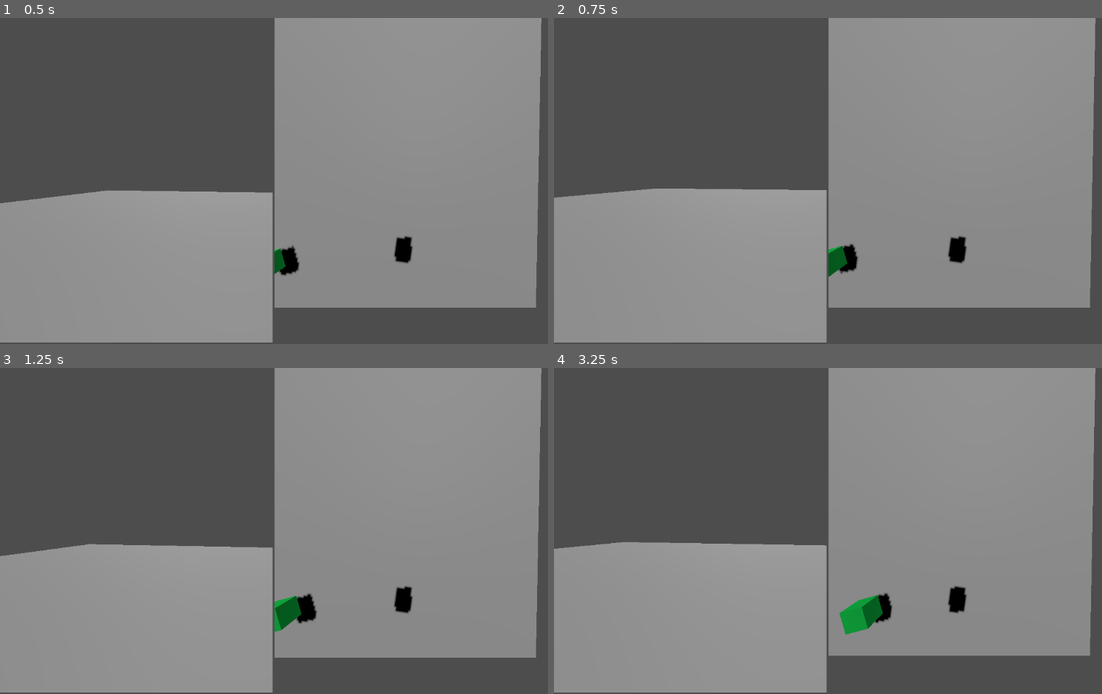
Above: before the commit, frames 1-4 (two rows, left to right).
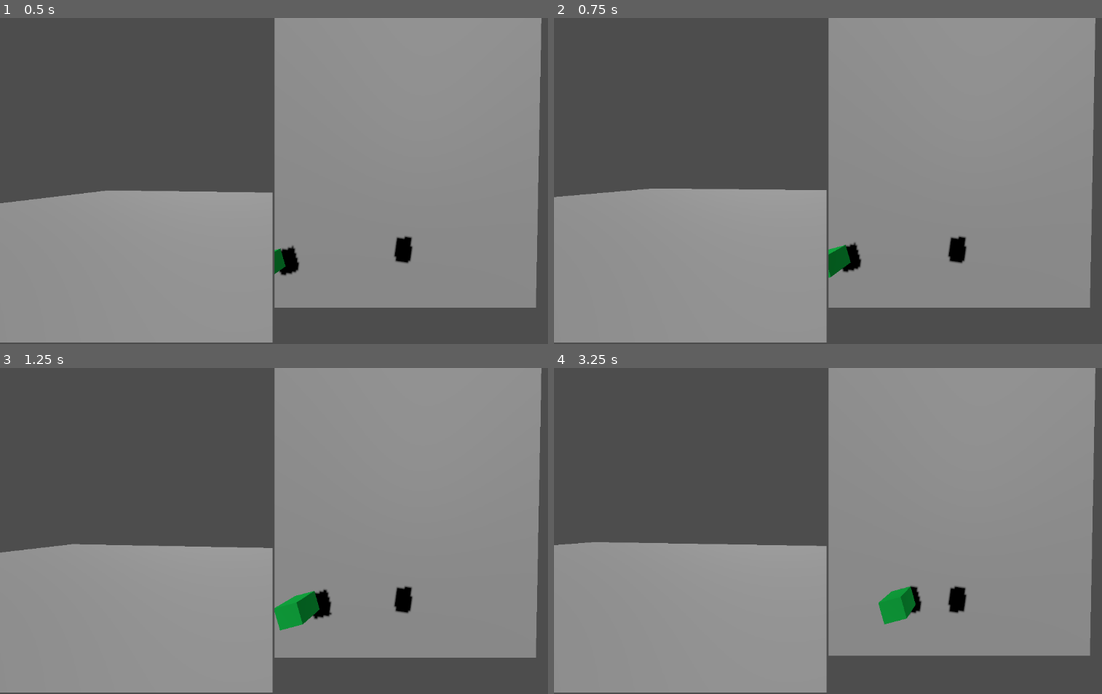
Above: after the commit, the same moments.

Repository: EsotericEdgeGames/Dual_Core
Game: Godot game, scene res://Test.tscn
Same seed, same stepped clock (60 frames per second), same inputs: the game is played once before the commit and once after it.
Inputs:
- Up to frame 1 (0.5 s): no input
- Up to frame 2 (0.75 s): tap Enter (ui_accept) at 0.5 s; hold D (move_right_1) from 0.53 s (still down); tap Shift (Sprint, bound only after the commit) at 0.6 s
- Up to frame 3 (1.25 s): keep holding D (move_right_1); tap Enter (ui_accept) at 0.77 s
- Up to frame 4 (3.25 s): release D (move_right_1) at 1.28 s; hold S (move_down_1) 1.28-2.03 s; tap Down (move_down_2) at 1.35 s; tap Enter (ui_accept) at 1.52, 3.02 s; tap Shift (Sprint, bound only after the commit) at 1.55, 2.3, 3.05 s; hold D (move_right_1) 2.03-2.78 s; tap Left (move_left_2) at 2.1 s; hold W (move_up_1) from 2.78 s (still down); tap Right (move_right_2) at 2.85 s

Frame 1 is identical in both runs. In frame 2, 0.2% of the frame differs, in the area x 0-57%, y 52-80%; in frame 3, 1.1%; in frame 4, 1.5%, in the area x 0-68%, y 53-82%.

Commit message:
Mecanica_sprint

Diff:
--- a/PlayerOne.gd
+++ b/PlayerOne.gd
@@ -1,11 +1,31 @@
 extends CharacterBody3D
 @export var player_id = 1
-const SPEED = 5.0
+var SPEED = 5.0
 const JUMP_VELOCITY = 4.5
-
 # Get the gravity from the project settings to be synced with RigidBody nodes.
 var gravity = ProjectSettings.get_setting("physics/3d/default_gravity")
 
+var sprinting = false
+var speedWalk = 5.0
+var speedRun = 10.0
+# variables that make the character run
+
+@onready var sprint_timer = $"Sprint timer"
+
+func _process(delta):
+	SPEED = speedWalk
+
+	if Input.is_action_just_pressed("Sprint")and not sprinting:
+		sprinting = true
+		sprint_timer.start()
+	elif Input.is_action_just_pressed("Sprint") and sprinting:
+		sprinting = false
+
+	if sprinting:
+		SPEED = speedRun
+
+func _on_timer_timeout():
+	sprinting = false
 
 func _physics_process(delta):
 	# Add the gravity.
--- a/Test.tscn
+++ b/Test.tscn
@@ -50,18 +50,27 @@
 transform = Transform3D(1.04723, 0, 0.278097, 0, 1, 0, -0.280603, 0, 1.03787, -14, 3.1332, 8.17654)
 script = ExtResource("1_nnq13")
 
+[node name="Sprint timer" type="Timer" parent="GridContainer/SubViewportContainer/SubViewport/CharacterBody3D"]
+wait_time = 5.0
+
 [node name="CollisionShape3D" type="CollisionShape3D" parent="GridContainer/SubViewportContainer/SubViewport/CharacterBody3D"]
 transform = Transform3D(1.00404, 0, 1.49012e-08, 0, 1, 0, -8.9407e-08, 0, 0.984932, 0, 0, 0)
 shape = SubResource("BoxShape3D_cxs54")
 
 [node name="MeshInstance3D" type="MeshInstance3D" parent="GridContainer/SubViewportContainer/SubViewport/CharacterBody3D/CollisionShape3D"]
-transform = Transform3D(1, 0, 0, 0, 1, 0, 2.98023e-08, 0, 1, -5.03769, 2, 11.0735)
+transform = Transform3D(1, 0, -2.98023e-08, 0, 1, 0, 2.98023e-08, 0, 1, -5.03769, 2, 11.0735)
 mesh = SubResource("BoxMesh_52qhg")
 skeleton = NodePath("../..")
 surface_material_override/0 = SubResource("ORMMaterial3D_odo2q")
 
 [node name="Camera3D" type="Camera3D" parent="GridContainer/SubViewportContainer/SubViewport/CharacterBody3D"]
-transform = Transform3D(0.922367, 0, 1.49012e-08, 0, 1, 0, 1.49012e-08, 0, 0.930679, 0, 0, 0)
+transform = Transform3D(0.922363, 0, -1.69873e-06, 0, 1, 0, 4.47035e-08, 0, 0.930681, 0, 0, 0)
+
+[node name="Control" type="Control" parent="GridContainer/SubViewportContainer/SubViewport/CharacterBody3D/Camera3D"]
+layout_mode = 3
+anchors_preset = 0
+offset_right = 40.0
+offset_bottom = 40.0
 
 [node name="SubViewportContainer2" type="SubViewportContainer" parent="GridContainer"]
 layout_mode = 2
@@ -107,3 +116,5 @@
 [node name="DirectionalLight3D2" type="DirectionalLight3D" parent="."]
 transform = Transform3D(0.989832, 0.131022, 0.0553748, 0.0216408, -0.523476, 0.851766, 0.140588, -0.841906, -0.520989, 0.440671, 5.1043, -0.266678)
 shadow_enabled = true
+
+[connection signal="timeout" from="GridContainer/SubViewportContainer/SubViewport/CharacterBody3D/Sprint timer" to="GridContainer/SubViewportContainer/SubViewport/CharacterBody3D" method="_on_timer_timeout"]
--- a/project.godot
+++ b/project.godot
@@ -57,6 +57,11 @@
 "events": [Object(InputEventKey,"resource_local_to_scene":false,"resource_name":"","device":-1,"window_id":0,"alt_press …(182 unchanged characters)…
 ]
 }
+Sprint={
+"deadzone": 0.5,
+"events": [Object(InputEventKey,"resource_local_to_scene":false,"resource_name":"","device":0,"window_id":0,"alt_pressed":false,"shift_pressed":false,"ctrl_pressed":false,"meta_pressed":false,"pressed":false,"keycode":0,"physical_keycode":4194325,"key_label":0,"unicode":0,"echo":false,"script":null)
+]
+}
 
 [rendering]
 
